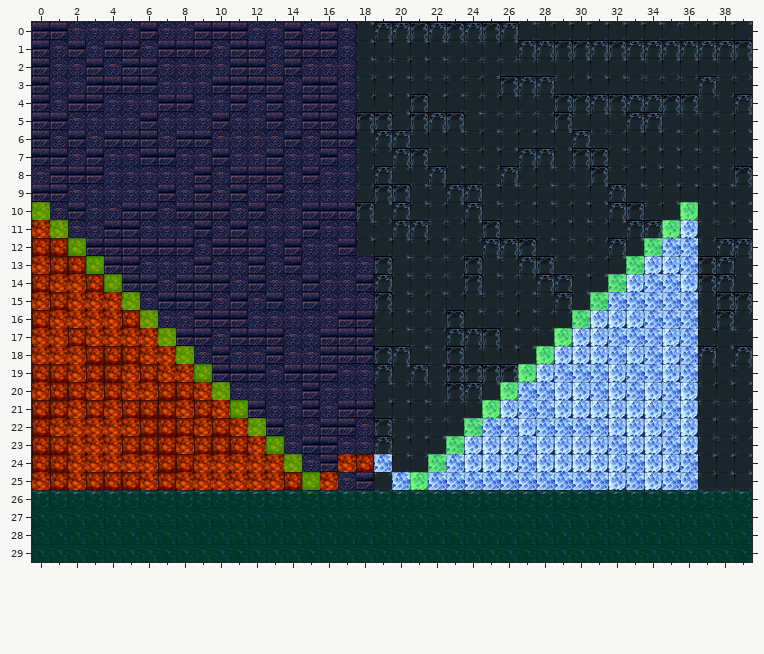
Level history. Tiled map: DevRookies/Game/maps/platforms0.tmx. Above, as it was before the edit.
Cells are 32x32 px. Shown: x 0..39, y 0..29.
After the commit:
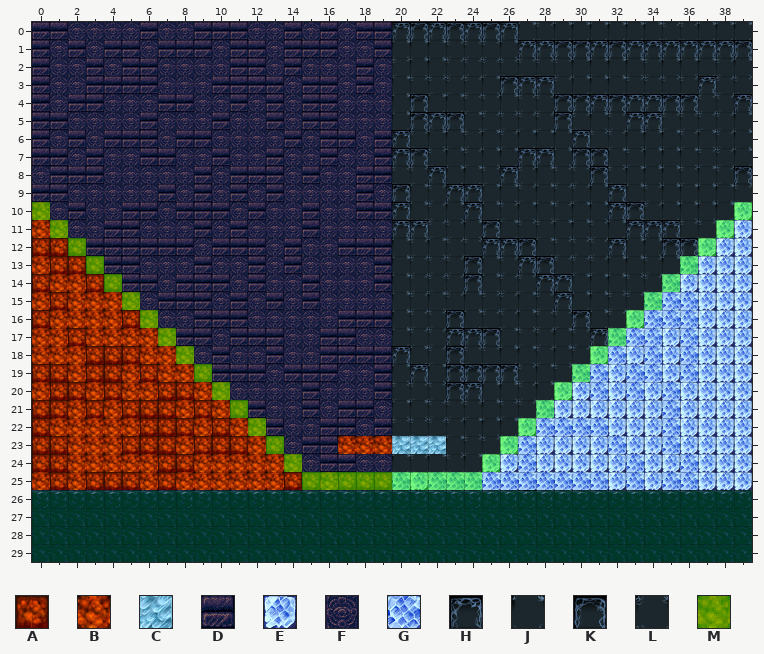
Key: from "platforms": A 0, B 1, C 3, D 4, E 8, F 9, G 13, H 15, J 16, K 17, L 18, M 19.
_ is an empty cell.
Tiles replaced or removed in this view: A, B, D, E, G, H, J, K, L, M.
See-through tiles are keyed as they look on the map.
From old to new:
Changed rows in their new state; . is an unchanged cell.
Layer "background":
first column x 16:
 0 ..DD
 1 ..FD
 2 ..DF
 3 ..DF
 4 ..FF
 5 ..FF
 6 ..FD
 7 ..FD
 8 ..DD
 9 ..DF
10 FFDD
11 ..FF
12 ..DD
13 ...D
14 ..FD
15 ...F
16 ...D
17 ..FF
18 ...D
19 ...D
20 ...D
21 ...F
22 ...D
24 ...F
Layer "top":
first column x 17:
10 ..................._..E
11 ..................__.EE
12 .................___EEE
13 ................___.EEE
14 ...............___..EEE
15 ..............___...EEE
16 .............___....EEE
17 ............___.....EEE
18 ...........___......EEE
19 ..........___.......EEE
20 .........___........EEE
21 ........___.........EEE
22 .......___..........EEE
23 BBBCCC___...........EEE
24 ___..___............EEE
25 AAA.................EEE
Layer "Navigation":
first column x 16:
10 ...................._..M
11 ..................._..M.
12 .................._..M..
13 ................._..M...
14 ................_..M....
15 ..............._..M.....
16 .............._..M......
17 ............._..M.......
18 ............_..M........
19 ..........._..M.........
20 .........._..M..........
21 ........._..M...........
22 ........_..M............
23 ......._..M.............
24 ......_..M..............
25 MMMMM.MMM...............
Changed places in both pictures, as pixel boxes (x1, y1, x2, y2):
changed: (320, 22, 752, 490)
